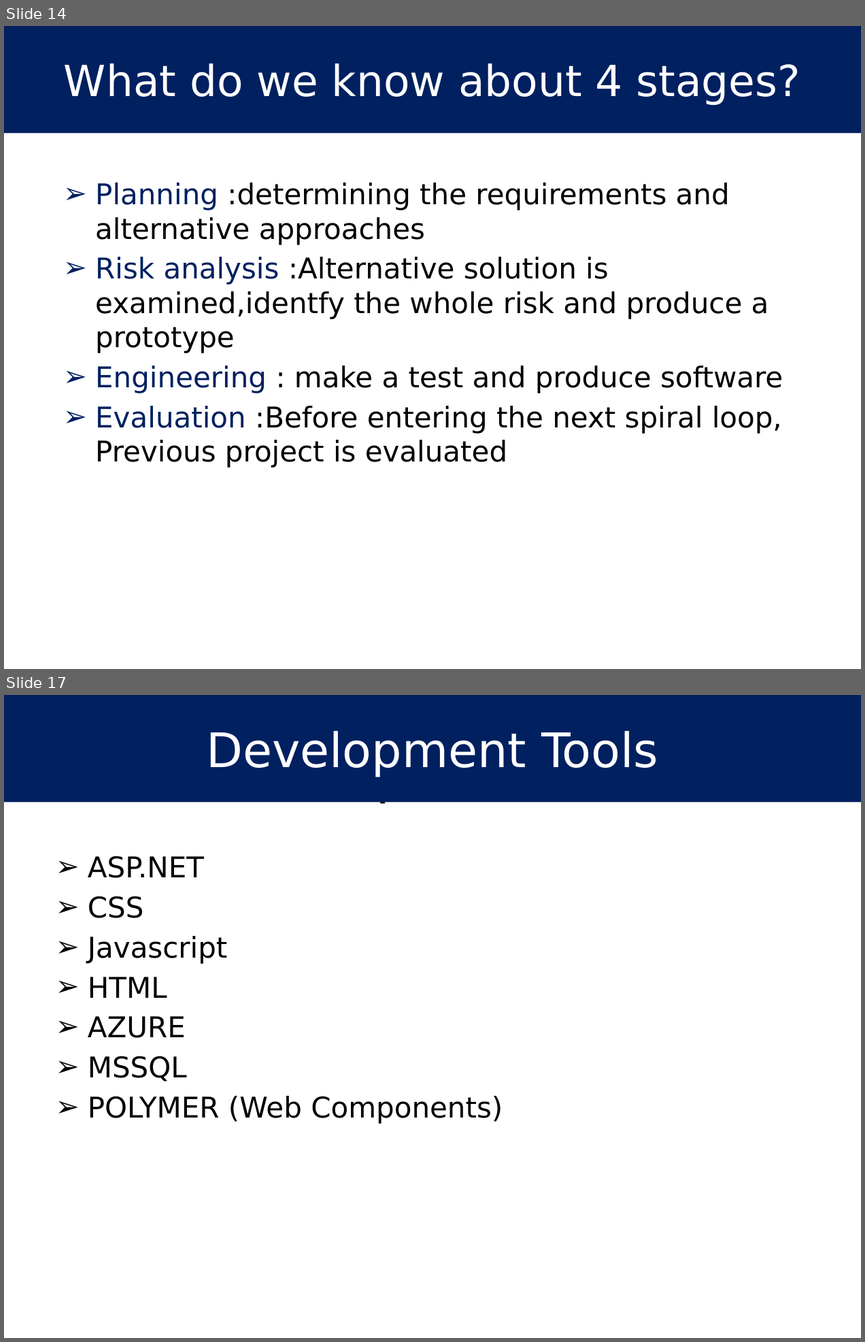
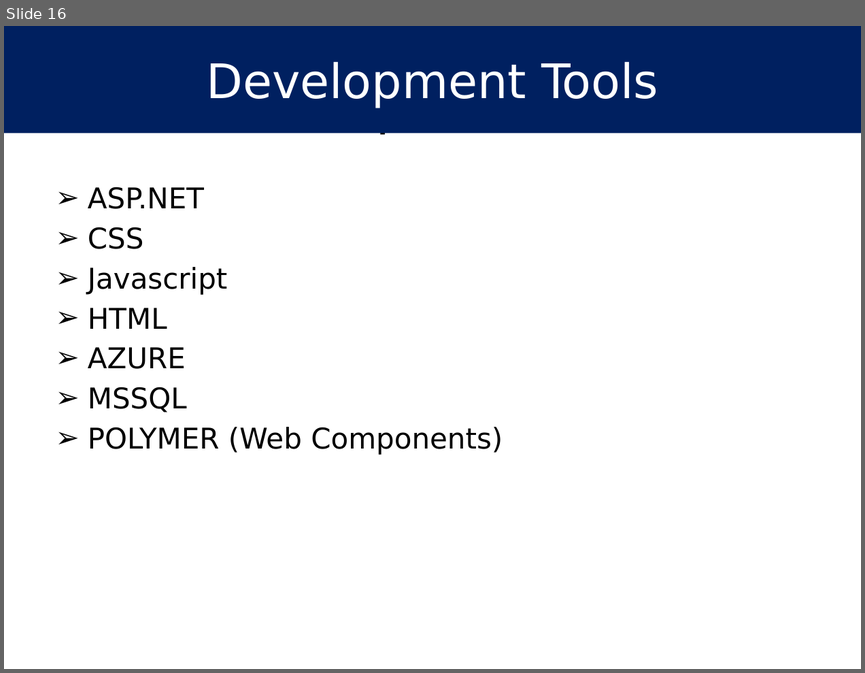
Before and after one commit to hakanyildiz/BIM444-Computer-Engineering-Apps, a slide deck: Documents/DUYARLIOL.pptx. Shown one above the other, each under a label of ours: slides 14 and 17 before the commit, slide 16 after it; the slides between them are not shown. The pictures are 865x1342 and 865x673 pixels, drawn with LibreOffice and Linux fonts; fonts in the diff are those of the drawing. Boxes give left, top, right and bottom in pixels: in the first picture for what was removed or moved away, otherwise in the second. Text is boxed around its words. In the diff, an @@ line names an element or a change of style, - is before the commit and + after.

```diff
--- a/Documents/DUYARLIOL.pptx
+++ b/Documents/DUYARLIOL.pptx
@@ slide 14 removed at <box>4,26,861,669</box>, background #FFFFFF @@
@@ rectangle removed at <box>4,26,861,133</box> @@
-What do we know about 4 stages?
@@ text removed at <box>95,182,783,467</box> @@
-➢ Planning :determining the requirements and alternative approaches
-➢ Risk analysis :Alternative solution is examined,identfy the whole risk and produce a prototype
-➢ Engineering : make a test and produce software
-➢ Evaluation :Before entering the next spiral loop,
-  Previous project is evaluated
@@ what was slide 17 is now slide 16 @@
```
Also in this commit, not shown: 7 slides changed, 21 other files.
